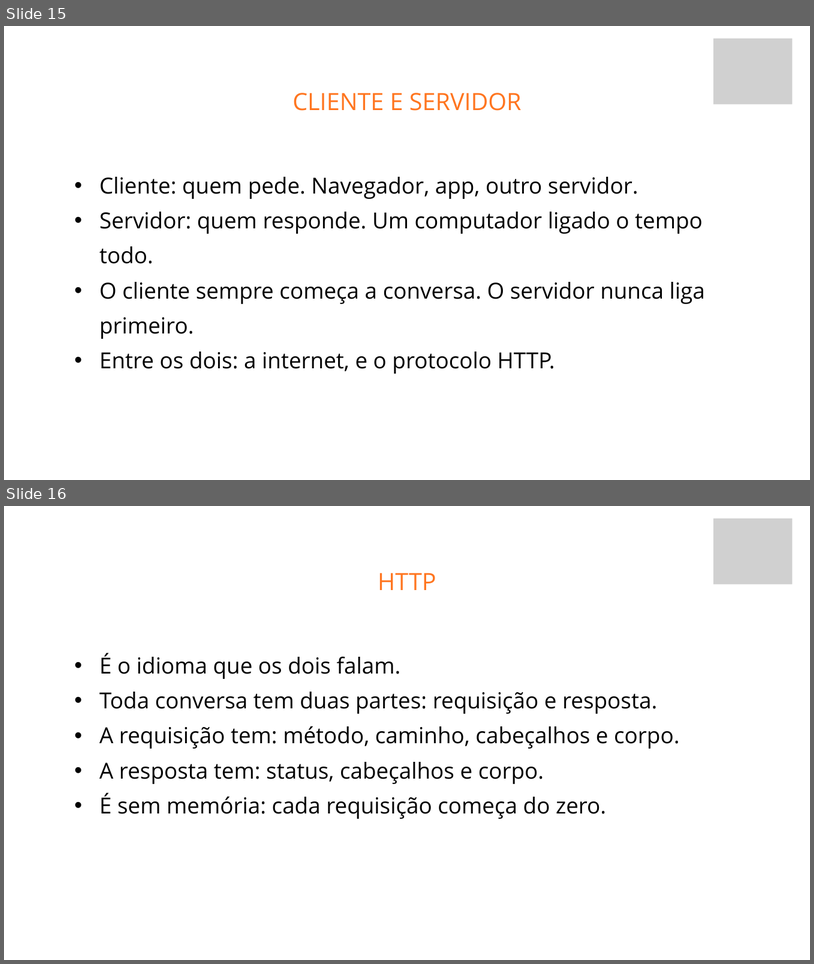
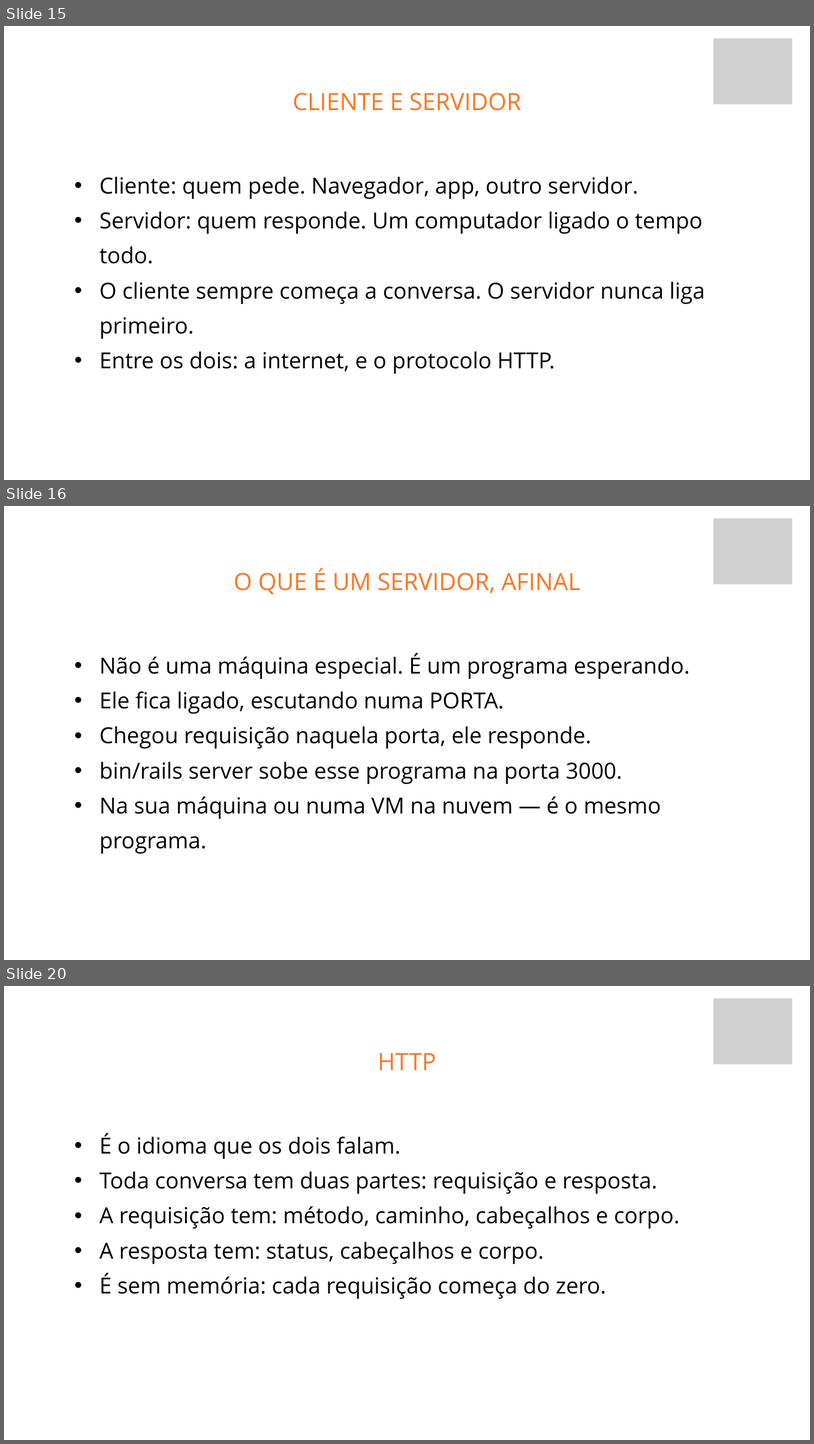
Before and after one commit to fabriciosiqueira08/capacitacao-gabarito, a slide deck: slides/build/aula-01-fundamentos-de-back-end.pptx. Shown one above the other, each under a label of ours: slides 15 and 16 before the commit, slides 15, 16 and 20 after it; the slides between them are not shown. The pictures are 814x964 and 814x1444 pixels, drawn with LibreOffice and Linux fonts; fonts in the diff are those of the drawing; grey boxes stand for pictures; background and template pictures are left out. Boxes give left, top, right and bottom in pixels: in the first picture for what was removed or moved away, otherwise in the second. Text is boxed around its words. In the diff, an @@ line names an element or a change of style, - is before the commit and + after.

```diff
--- a/slides/build/aula-01-fundamentos-de-back-end.pptx
+++ b/slides/build/aula-01-fundamentos-de-back-end.pptx
@@ slide 16 added at [4, 506, 810, 960], background picture (left out) @@
@@ picture added at [714, 519, 792, 584] @@
@@ text added at [234, 568, 581, 594], 42.4 pt, text #FF751F @@
+O QUE É UM SERVIDOR, AFINAL
@@ text added at [99, 653, 690, 819], 39.5 pt, text #000000 @@
+  • Não é uma máquina especial. É um programa esperando.
+  • Ele fica ligado, escutando numa PORTA.
+  • Chegou requisição naquela porta, ele responde.
+  • bin/rails server sobe esse programa na porta 3000.
+  • Na sua máquina ou numa VM na nuvem — é o mesmo programa.
@@ what was slide 16 is now slide 20 @@
```
Also in this commit, not shown: 12 other slides added, 14 other files.
